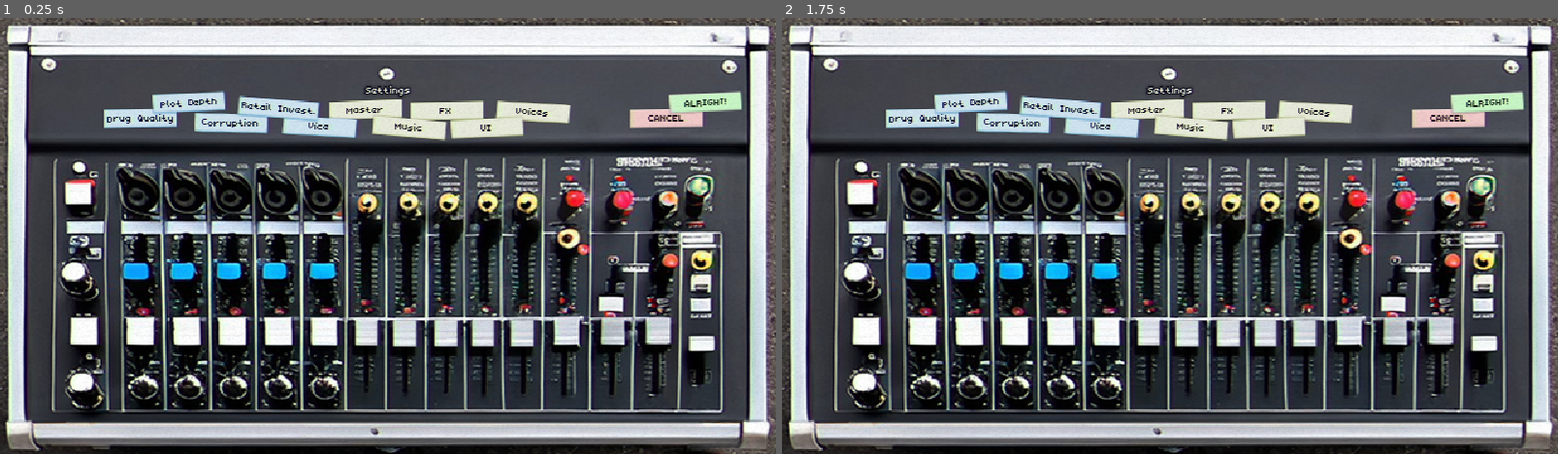
Above: before the commit, frames 1-2 (left to right).
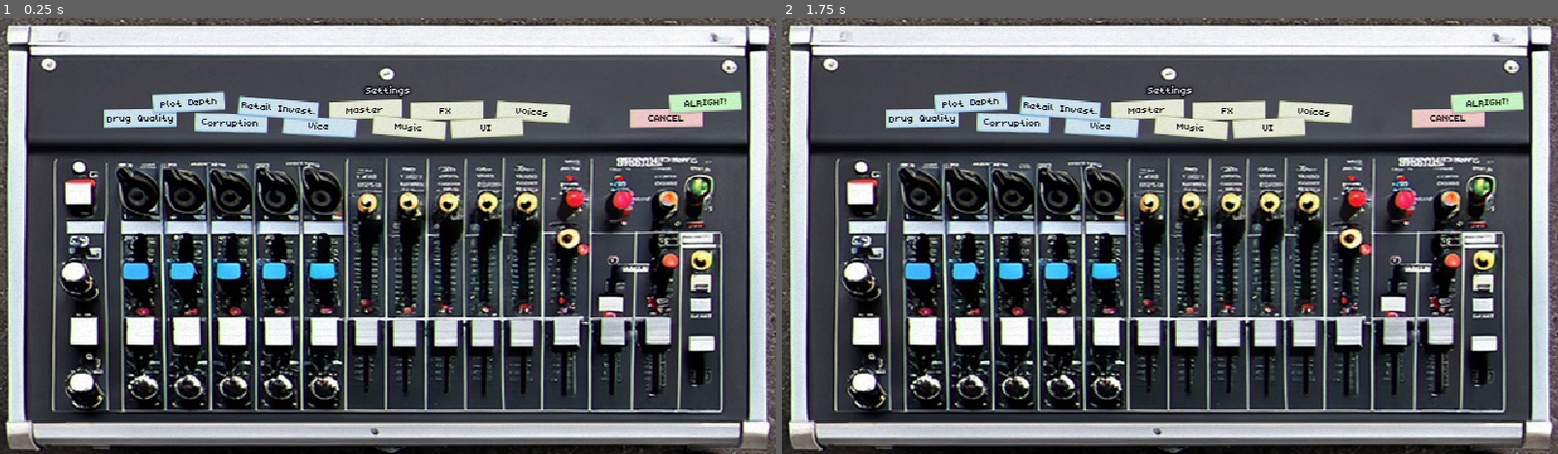
Above: after the commit, the same moments.

Repository: DomestiqueBaston/MY_ROLE_IN_THE_GRAND_SCHEME
Game: Godot game, scene res://SCENES/Mixette.tscn
The game is run twice, just before and just after one commit, with the same random seed, the same clock (stepped at 60 frames per second) and the same inputs. This scene is started directly instead of the project's main scene.
Inputs (mouse positions are in pixels of both pictures, inside the frame that each line leads up to):
- Up to frame 1 (0.25 s): no input
- Up to frame 2 (1.75 s): click (1170, 236) at 0.52 s; click (1170, 236) at 1.27 s

The runs differ from the first frame. In frame 1, 0.6% of the frame differs, in the area x 15-92%, y 36-60%; in frame 2, 0.6%.

Commit message:
...

Diff:
--- a/TESTS/SCENES/Mixette.tscn
+++ b/TESTS/SCENES/Mixette.tscn
@@ -24,6 +24,10 @@
 [ext_resource type="Texture2D" uid="uid://dpi8qba6dea3m" path="res://GRAPHICS/MIXETTE/Blue_Button_05_Hover.png" id="20_7b662"]
 [ext_resource type="BitMap" uid="uid://7iv2caub0cxf" path="res://GRAPHICS/MIXETTE/Blue_Button_05_Mask.png" id="21_h7ql1"]
 [ext_resource type="PackedScene" uid="uid://bnkco2tyaesue" path="res://SCENES/Shader_Overlay.tscn" id="23_ki5ci"]
+[ext_resource type="Texture2D" uid="uid://cgoqffli2x25r" path="res://GRAPHICS/MIXETTE/Ok_Pressed.png" id="25_f4gne"]
+[ext_resource type="BitMap" uid="uid://di3bjdfgjxkwl" path="res://GRAPHICS/MIXETTE/Ok_Mask.png" id="26_xgi5e"]
+[ext_resource type="Texture2D" uid="uid://bkwc25bp4mdfa" path="res://GRAPHICS/MIXETTE/Cancel_Pressed.png" id="27_sm5hb"]
+[ext_resource type="BitMap" uid="uid://bw4w5lbnuuckm" path="res://GRAPHICS/MIXETTE/Cancel_Mask.png" id="28_aeu40"]
 
 [node name="Mixette" type="Node2D"]
 script = ExtResource("1_8od4w")
@@ -121,3 +125,27 @@
 
 [node name="Shader_Overlay" parent="." instance=ExtResource("23_ki5ci")]
 visible = false
+
+[node name="Ok_Cancel_Buttons" type="Control" parent="."]
+layout_mode = 3
+anchors_preset = 0
+offset_right = 40.0
+offset_bottom = 40.0
+theme = ExtResource("8_ficjw")
+
+[node name="Ok" type="TextureButton" parent="Ok_Cancel_Buttons"]
+layout_mode = 0
+offset_right = 40.0
+offset_bottom = 40.0
+tooltip_text = "I do agree with
+that choice."
+texture_hover = ExtResource("25_f4gne")
+texture_click_mask = ExtResource("26_xgi5e")
+
+[node name="Cancel" type="TextureButton" parent="Ok_Cancel_Buttons"]
+layout_mode = 0
+offset_right = 40.0
+offset_bottom = 40.0
+tooltip_text = "On second thought..."
+texture_hover = ExtResource("27_sm5hb")
+texture_click_mask = ExtResource("28_aeu40")
Binary file added: TESTS/GRAPHICS/MIXETTE/Cancel_Mask.png
Not shown, added: TESTS/GRAPHICS/MIXETTE/Cancel_Mask.png.import
Binary file added: TESTS/GRAPHICS/MIXETTE/Cancel_Pressed.png
Not shown, added: TESTS/GRAPHICS/MIXETTE/Cancel_Pressed.png.import
Binary file changed: TESTS/GRAPHICS/MIXETTE/Mixette__BG.png
Binary file added: TESTS/GRAPHICS/MIXETTE/Ok_Mask.png
Not shown, added: TESTS/GRAPHICS/MIXETTE/Ok_Mask.png.import
Binary file added: TESTS/GRAPHICS/MIXETTE/Ok_Pressed.png
Not shown, added: TESTS/GRAPHICS/MIXETTE/Ok_Pressed.png.import
Not shown: 1 places in TESTS/SCENES/Mixette.tscn that only renumber resources
